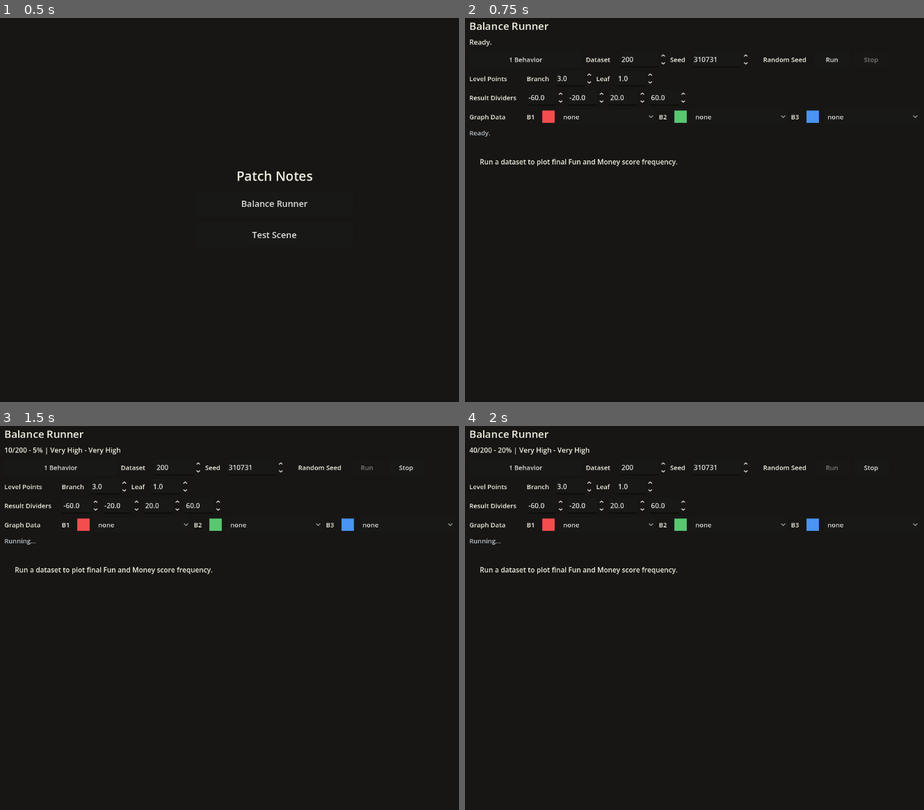
Above: before the commit, frames 1-4 (two rows, left to right).
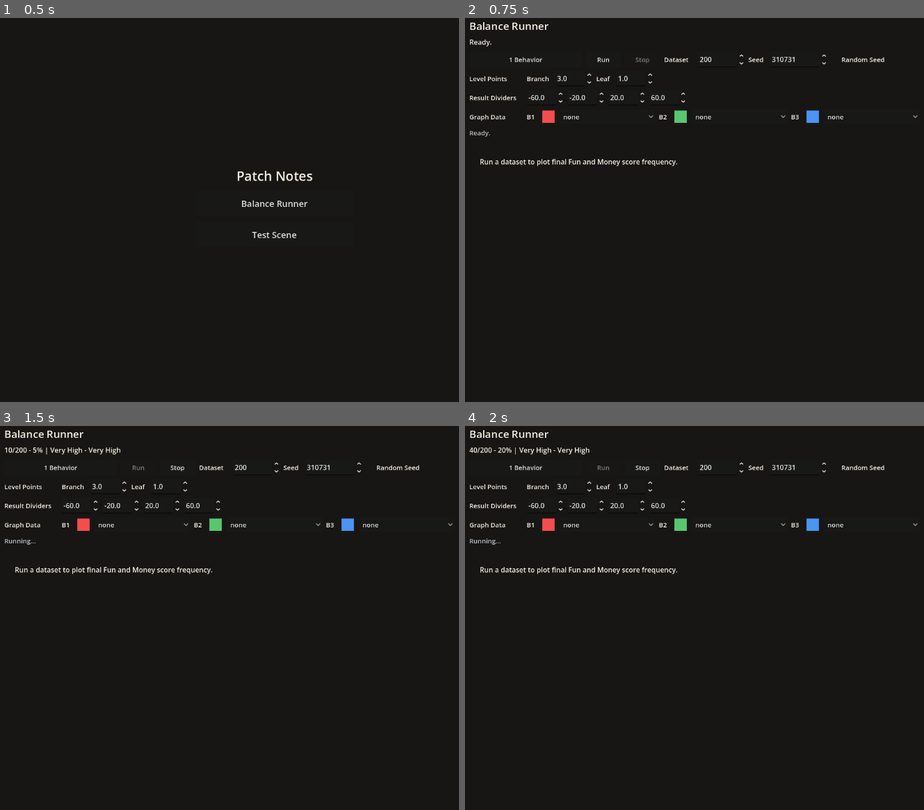
Above: after the commit, the same moments.

Repository: Josephblt/patch-notes
Game: Godot game, scene res://scenes/scene_launcher.tscn
The game is run twice, just before and just after one commit, with the same random seed, the same clock (stepped at 60 frames per second) and the same inputs.
Inputs:
- Up to frame 1 (0.5 s): no input
- Up to frame 2 (0.75 s): click "Balance Runner" at 0.5 s
- Up to frame 3 (1.5 s): click "Run" at 1.25 s
- Up to frame 4 (2 s): no input

Frame 1 is identical in both runs. In frame 2, 0.4% of the frame differs, in the area x 26-92%, y 9-13%; in frame 3, 0.4%; in frame 4, 0.4%.

Commit message:
Keep balance runner actions visible on mobile

Diff:
--- a/src/scenes/tools/balance_runner.tscn
+++ b/src/scenes/tools/balance_runner.tscn
@@ -58,6 +58,19 @@
 text = "Behaviors"
 flat = false
 
+[node name="RunButton" type="Button" parent="MarginContainer/VBoxContainer/ControlRow" unique_id=1037028322]
+custom_minimum_size = Vector2(82, 36)
+layout_mode = 2
+theme_override_font_sizes/font_size = 15
+text = "Run"
+
+[node name="StopButton" type="Button" parent="MarginContainer/VBoxContainer/ControlRow"]
+custom_minimum_size = Vector2(82, 36)
+layout_mode = 2
+theme_override_font_sizes/font_size = 15
+disabled = true
+text = "Stop"
+
 [node name="GameCountLabel" type="Label" parent="MarginContainer/VBoxContainer/ControlRow" unique_id=310750827]
 custom_minimum_size = Vector2(70, 36)
 layout_mode = 2
@@ -93,19 +106,6 @@
 theme_override_colors/font_color = Color(0.956863, 0.937255, 0.890196, 1)
 theme_override_font_sizes/font_size = 15
 text = "Random Seed"
-
-[node name="RunButton" type="Button" parent="MarginContainer/VBoxContainer/ControlRow" unique_id=1037028322]
-custom_minimum_size = Vector2(82, 36)
-layout_mode = 2
-theme_override_font_sizes/font_size = 15
-text = "Run"
-
-[node name="StopButton" type="Button" parent="MarginContainer/VBoxContainer/ControlRow"]
-custom_minimum_size = Vector2(82, 36)
-layout_mode = 2
-theme_override_font_sizes/font_size = 15
-disabled = true
-text = "Stop"
 
 [node name="PointRow" type="HFlowContainer" parent="MarginContainer/VBoxContainer"]
 layout_mode = 2
